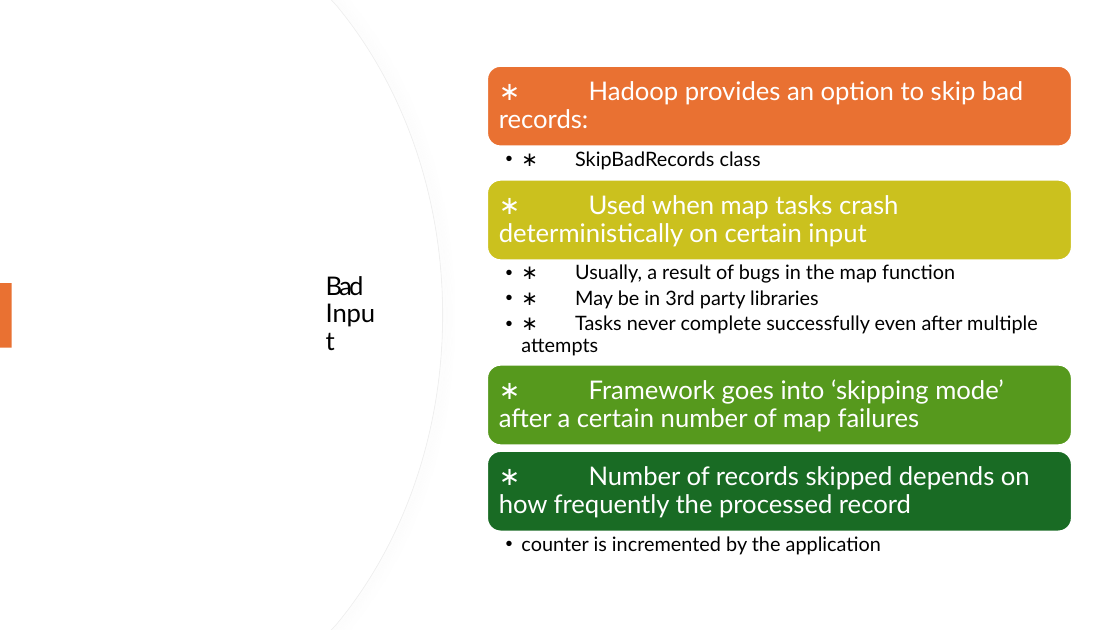
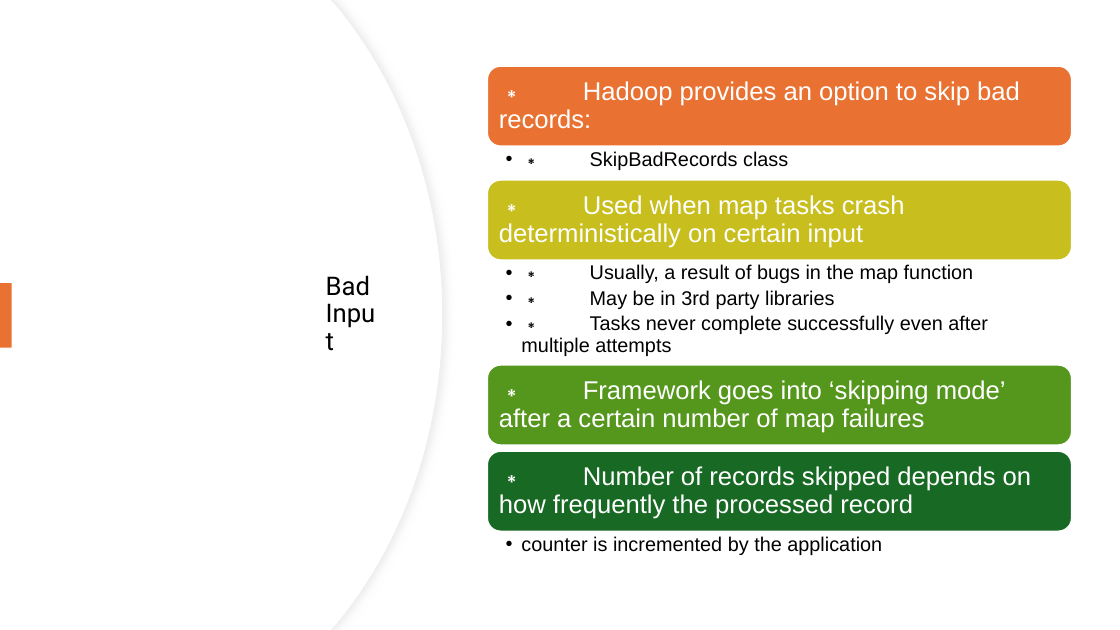
Before and after one commit to zhangyu027/UCI_Hadoop_Apache_Airflow, a slide deck: slide 35 of 02_Slides/M1_Hadoop.pptx. Drawn at 1120x630 pixels with LibreOffice and Linux fonts; fonts in the diff are those of the drawing. Boxes give left, top, right and bottom in pixels: in the first picture for what was removed or moved away, otherwise in the second. Text is boxed around its words. In the diff, an @@ line names an element or a change of style, - is before the commit and + after.

```diff
--- a/02_Slides/M1_Hadoop.pptx
+++ b/02_Slides/M1_Hadoop.pptx
@@ freeform shape at (0, 0, 443, 630): shadow changed @@
@@ rounded rectangle at (487, 66, 1072, 147): fill #E97132 to #E97131; proportions changed @@
@@ title "Bad Input" at (326, 275, 370, 296): font Lato to Roboto; letter spacing -2.5 to 0 pt in "Bad"; letter spacing -0.1 to 0 pt in "Input" @@
@@ rounded rectangle at (487, 180, 1072, 260): fill #CBC11E to #C8BE1E; proportions changed @@
@@ rounded rectangle at (487, 365, 1072, 445): fill #56991D to #55971D; proportions changed @@
@@ rounded rectangle at (487, 451, 1072, 532): fill #196B24 to #186923; proportions changed @@
@@ font Lato to Arial; less space between paragraphs in 7 elements at (499, 81, 1020, 129), (590, 151, 788, 170), (499, 195, 905, 248), (521, 264, 988, 356), (499, 380, 1006, 433), (499, 466, 1032, 519), (521, 536, 882, 555) @@
```
Also in this commit, not shown: 58 other slides changed, 9 other files.
